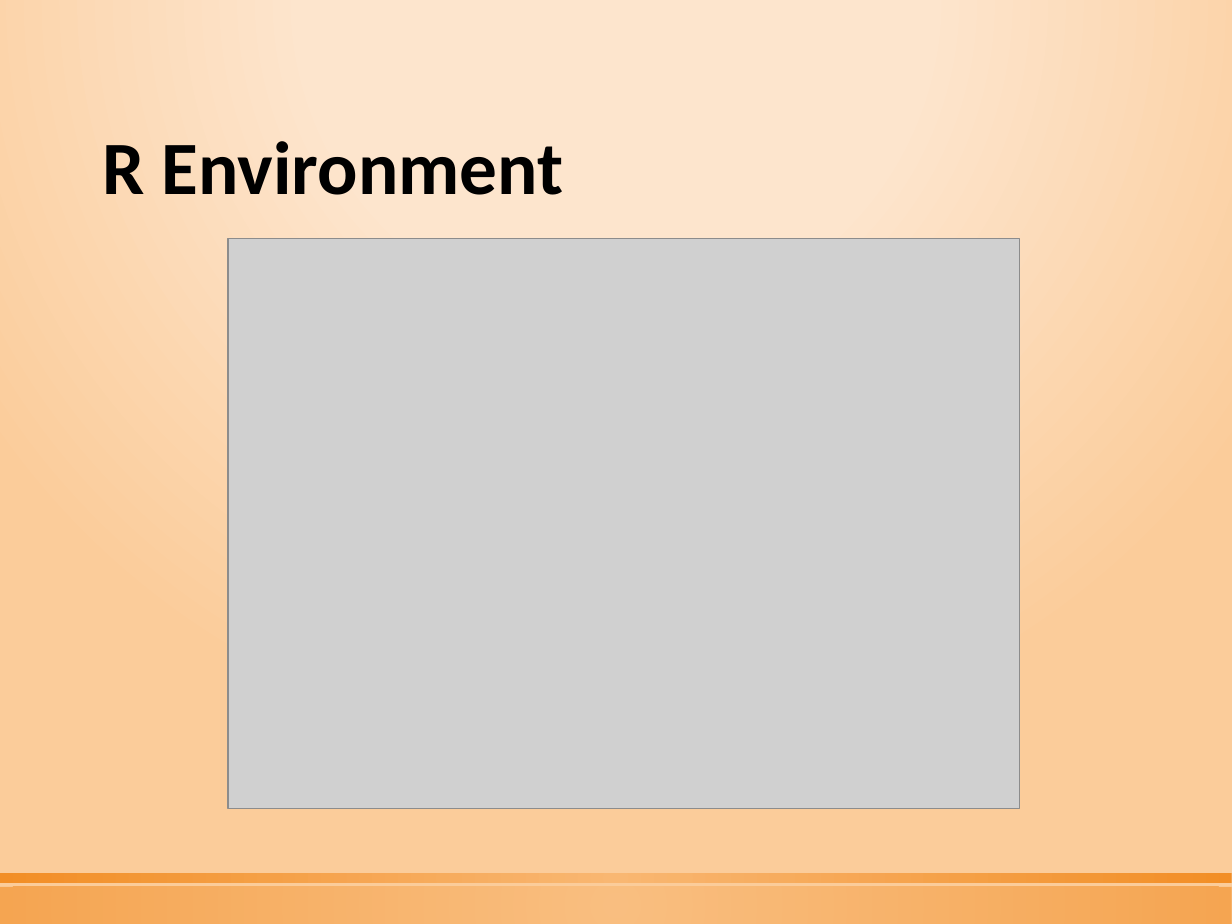
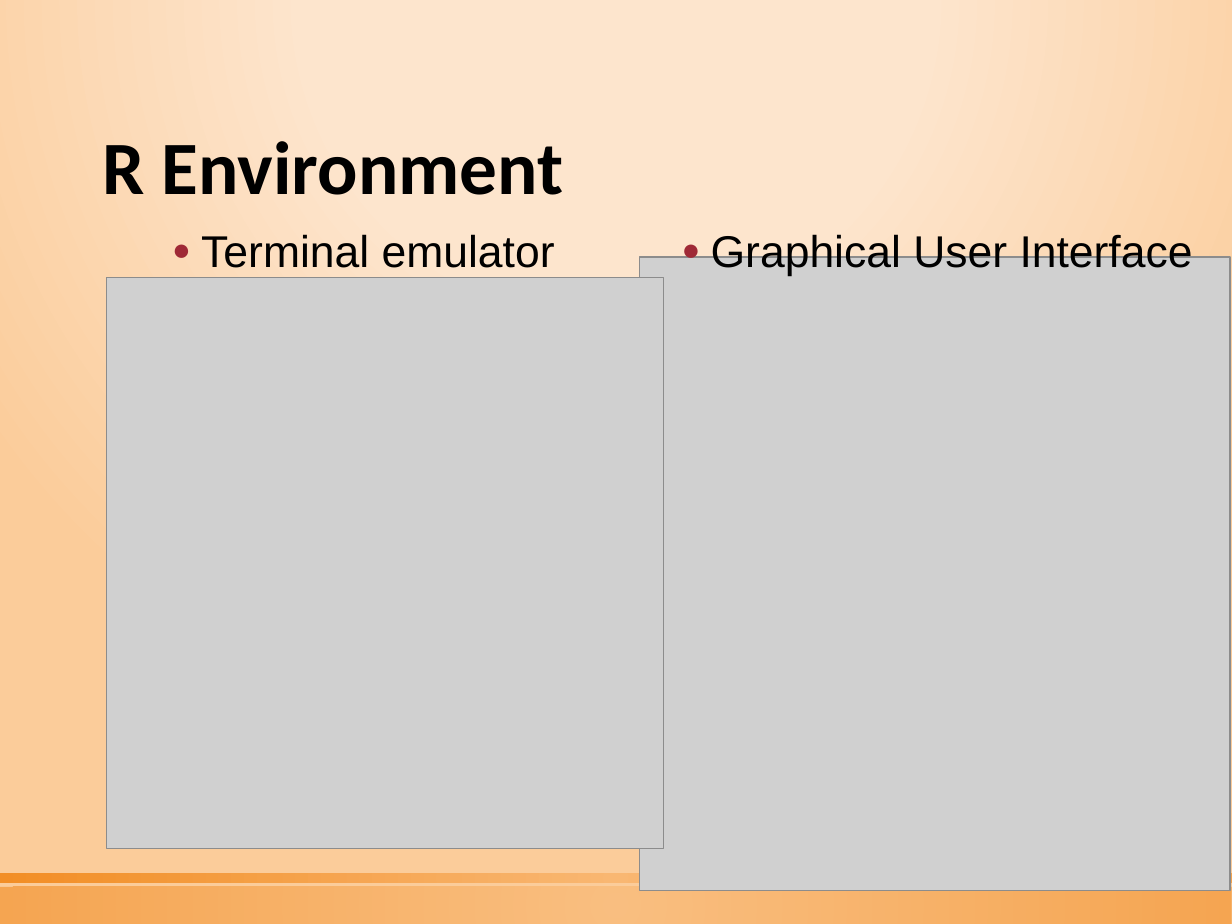
Before and after one commit to tethig/revanent, a slide deck: slide 6 of R Workshop 1 (Introduction).pptx. Drawn at 1232x924 pixels with LibreOffice and Linux fonts; fonts in the diff are those of the drawing; grey boxes stand for pictures. Boxes give left, top, right and bottom in pixels: in the first picture for what was removed or moved away, otherwise in the second. Text is boxed around its words. In the diff, an @@ line names an element or a change of style, - is before the commit and + after.

```diff
--- a/R Workshop 1 (Introduction).pptx
+++ b/R Workshop 1 (Introduction).pptx
@@ text added at bbox=[201, 234, 555, 268], 26 pt, text #000000 @@
+● Terminal emulator
@@ picture removed at bbox=[228, 239, 1019, 809] @@
@@ text added at bbox=[711, 232, 1193, 276], 26 pt, text #000000 @@
+● Graphical User Interface
@@ picture added at bbox=[639, 257, 1230, 891] @@
@@ picture added at bbox=[106, 277, 663, 849] @@
```
Also in this commit, not shown: 4 other slides changed, 1 slide added, 1 other file.
